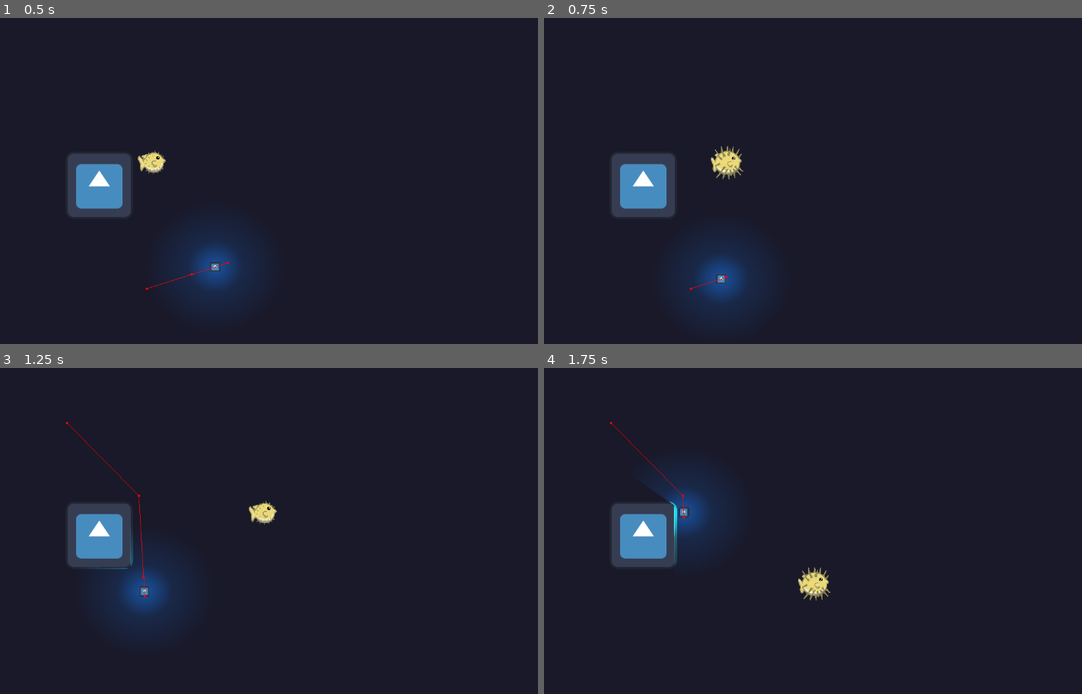
Above: before the commit, frames 1-4 (two rows, left to right).
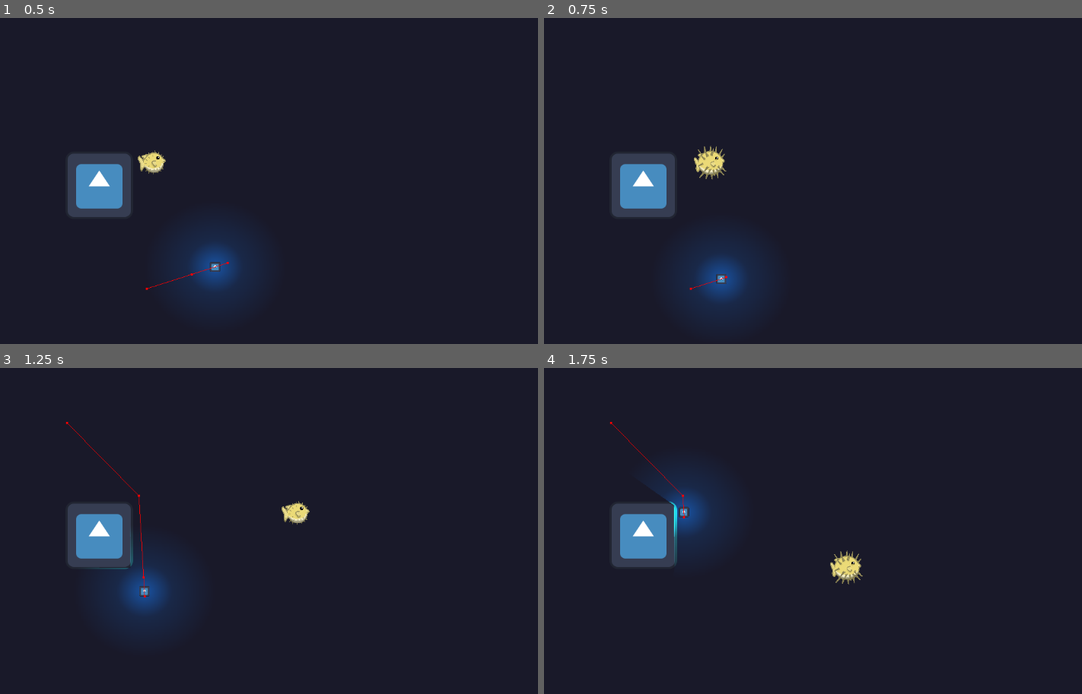
Above: after the commit, the same moments.

Repository: Chestrade/pixel-jam-2024
Game: Godot game, scene res://Level/Test Levels/AnglerFish Gym.tscn
Same seed, same stepped clock (60 frames per second), same inputs: the game is played once before the commit and once after it. The engine's default icon, where the game draws it, is replaced by a stand-in: a white triangle on a blue panel in a dark square.
Inputs:
- Up to frame 1 (0.5 s): no input
- Up to frame 2 (0.75 s): hold Right (swim_right) from 0.53 s (still down); hold Space (inflate) from 0.53 s (still down)
- Up to frame 3 (1.25 s): keep holding Right (swim_right); keep holding Space (inflate); tap Shift (dash, bound only after the commit) at 0.8 s
- Up to frame 4 (1.75 s): release Right (swim_right) at 1.28 s; release Space (inflate) at 1.28 s; hold Down (swim_down) from 1.28 s (still down); tap Shift (dash, bound only after the commit) at 1.35 s; tap Space (inflate) at 1.55 s

Frame 1 is identical in both runs. In frame 2, 0.6% of the frame differs, in the area x 27-38%, y 39-50%; in frame 3, 0.5%; in frame 4, 0.8%, in the area x 47-60%, y 55-72%.

Commit message:
Added dash

Diff:
--- a/Characters/player_blowfish.tscn
+++ b/Characters/player_blowfish.tscn
@@ -53,6 +53,10 @@
 wait_time = 0.5
 one_shot = true
 
+[node name="DashCooldown" type="Timer" parent="."]
+wait_time = 2.0
+one_shot = true
+
 [node name="Area2D" type="Area2D" parent="."]
 light_mask = 0
 visibility_layer = 0
--- a/Level/Test Levels/AnglerFish Gym.tscn
+++ b/Level/Test Levels/AnglerFish Gym.tscn
@@ -72,12 +72,10 @@
 
 [node name="Obstacle" type="Sprite2D" parent="."]
 position = Vector2(219, 319)
-scale = Vector2(1, 1)
 texture = ExtResource("3_poqp6")
 
 [node name="LightOccluder2D" type="LightOccluder2D" parent="Obstacle"]
 position = Vector2(31, -57)
-scale = Vector2(1, 1)
 occluder = SubResource("OccluderPolygon2D_d7web")
 sdf_collision = false
 
--- a/Scripts/player_blowfish.gd
+++ b/Scripts/player_blowfish.gd
@@ -1,8 +1,10 @@
 extends CharacterBody2D
 
 
+@export var SWIM_SPEED: float = 300.0
+@export var DASH_SPEED: float = 1000.0
 @export var inertia: float = 0.95
-const SPEED = 300.0
+@export var chonkiness: float = 1
 
 var screen_size
 var direction: Vector2
@@ -16,11 +18,23 @@
 func _physics_process(delta: float) -> void:
 	get_input()
 
-	# If no movement input, slowly decrease velocity
-	if !is_move_input_received:
-		velocity = velocity * inertia
-	else:
-		velocity = direction.normalized() * SPEED
+	# Dash on player input
+	if Input.is_action_pressed("dash") and $DashCooldown.is_stopped():
+		$DashCooldown.start()
+		$AnimatedSprite2D.scale.x = 1.2
+		$AnimatedSprite2D.scale.y = 0.8
+		if $AnimatedSprite2D.is_flipped_h():
+			velocity.x = -DASH_SPEED
+		else:
+			velocity.x = DASH_SPEED
+	# Walk if not dashing
+	elif velocity.length() <= SWIM_SPEED:
+		$AnimatedSprite2D.scale.x = 1
+		$AnimatedSprite2D.scale.y = 1
+		velocity = SWIM_SPEED * chonkiness * direction.normalized()
+
+	# Slowly decrease velocity
+	velocity = velocity * inertia
 
 	if is_sinking:
 		velocity.y = gravity * delta
@@ -65,9 +79,11 @@
 	   $InflationCooldown.is_stopped():
 		$AnimatedSprite2D.animation = "chonked"
 		$InflationCooldown.start()
+		chonkiness = 0.5
 	elif Input.is_action_pressed("inflate") and $InflationCooldown.is_stopped():
 		$AnimatedSprite2D.animation = "default"
 		$InflationCooldown.start()
+		chonkiness = 1
 
 func _on_sink_timer_timeout() -> void:
 	is_sinking = true
--- a/project.godot
+++ b/project.godot
@@ -59,6 +59,11 @@
 "events": [Object(InputEventKey,"resource_local_to_scene":false,"resource_name":"","device":-1,"window_id":0,"alt_pressed":false,"shift_pressed":false,"ctrl_pressed":false,"meta_pressed":false,"pressed":false,"keycode":0,"physical_keycode":32,"key_label":0,"unicode":32,"echo":false,"script":null)
 ]
 }
+dash={
+"deadzone": 0.5,
+"events": [Object(InputEventKey,"resource_local_to_scene":false,"resource_name":"","device":-1,"window_id":0,"alt_pressed":false,"shift_pressed":false,"ctrl_pressed":false,"meta_pressed":false,"pressed":false,"keycode":0,"physical_keycode":4194325,"key_label":0,"unicode":0,"echo":false,"script":null)
+]
+}
 
 [layer_names]
 
